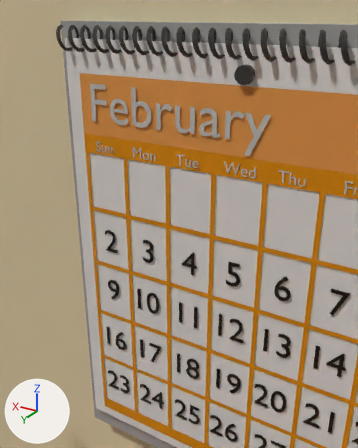
The FBX model Assets/Models/pens_Board.fbx, before and after one commit.
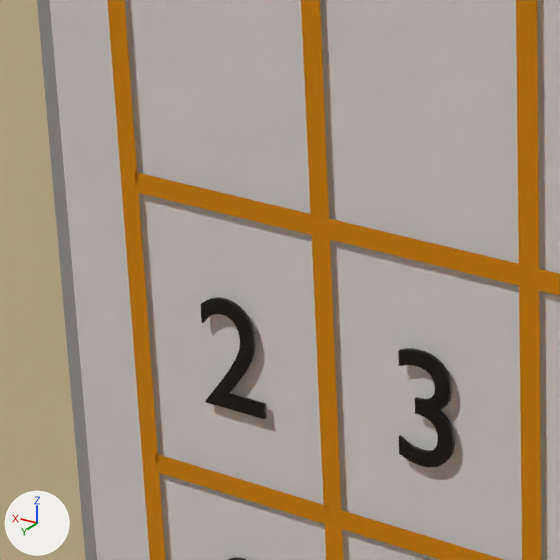
Each version appears first from a 50 mm lens placed at (1.536, -2.943, 1.927), pointed at (1.873, -3.503, 1.646), and next in a close-up on the part from 19% to 49% of the width and 39% to 63% of the height. Arrows for +X, +Y and +Z are at lower left; the lights stay in place. The close-ups show mesh edges as thin lines. Where no turn or scale is listed for an object, it has been applied to the vertices.

The older version as bpy lines, for what is in view:
```python
me_cube_242 = bpy.data.meshes.new('Cube.242')
me_cube_242.from_pydata(...)  # 190 vertices, 195 faces; spans x -3.21..3.21, y -3.32..2.75, z -1.39..2.72
me_cube_242.materials.append(mat_material)  # picture img_lowpoly_tex_png
me_january_042 = bpy.data.meshes.new('January.042')
me_january_042.from_pydata(...)  # 13739 vertices, 19033 faces; spans x -0.47..0.058, y -0.039..0.015, z -0.507..0.154
# faces by material slot: [17582, 1402, 49]
me_january_042.materials.append(mat_material_001)  # picture img_lowpoly_tex_png
me_january_042.materials.append(mat_material_004)  # picture img_lowpoly_tex_png
me_january_042.materials.append(mat_material_003)  # picture img_lowpoly_tex_png
ob_kitchen = bpy.data.objects.new('Kitchen', me_cube_242)
ob_kitchen.location = (0.0905, -0.2262, 1.3631)
ob_text_038 = bpy.data.objects.new('Text.038', me_january_042)
ob_text_038.location = (1.9616, -3.444, 1.7605)
```
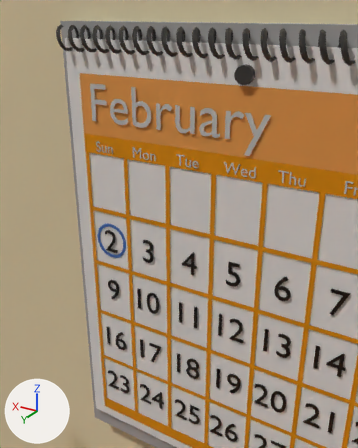
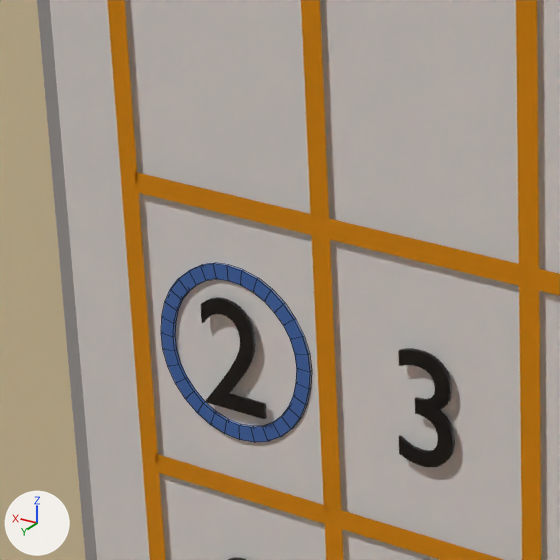
Location of each change, (x1, y1, x2, y2) in pixels of the close-ups (560 x 560 px):
'Circle', added (blue): after (161, 263, 311, 442)

Edits to the bpy script that builds the scene:
```text
Add me_circle_015:
    me_circle_015.from_pydata(...)  # 128 vertices, 128 faces; spans x -0.0252..0.0258, y -0.0012..0.0003, z -0.0269..0.0253
    me_circle_015.materials.append(mat_material_001)  # picture img_lowpoly_tex_png
Add ob_circle:
    ob_circle = bpy.data.objects.new('Circle', me_circle_015)
    ob_circle.location = (1.95, -3.445, 1.625)
```
